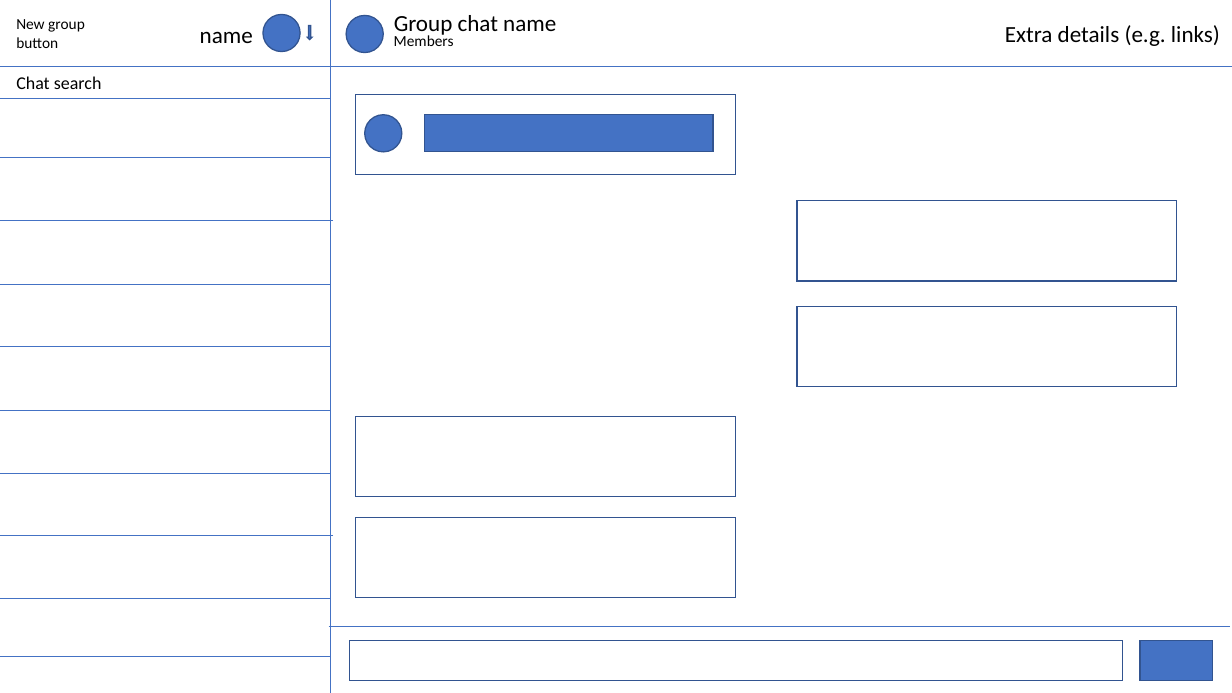
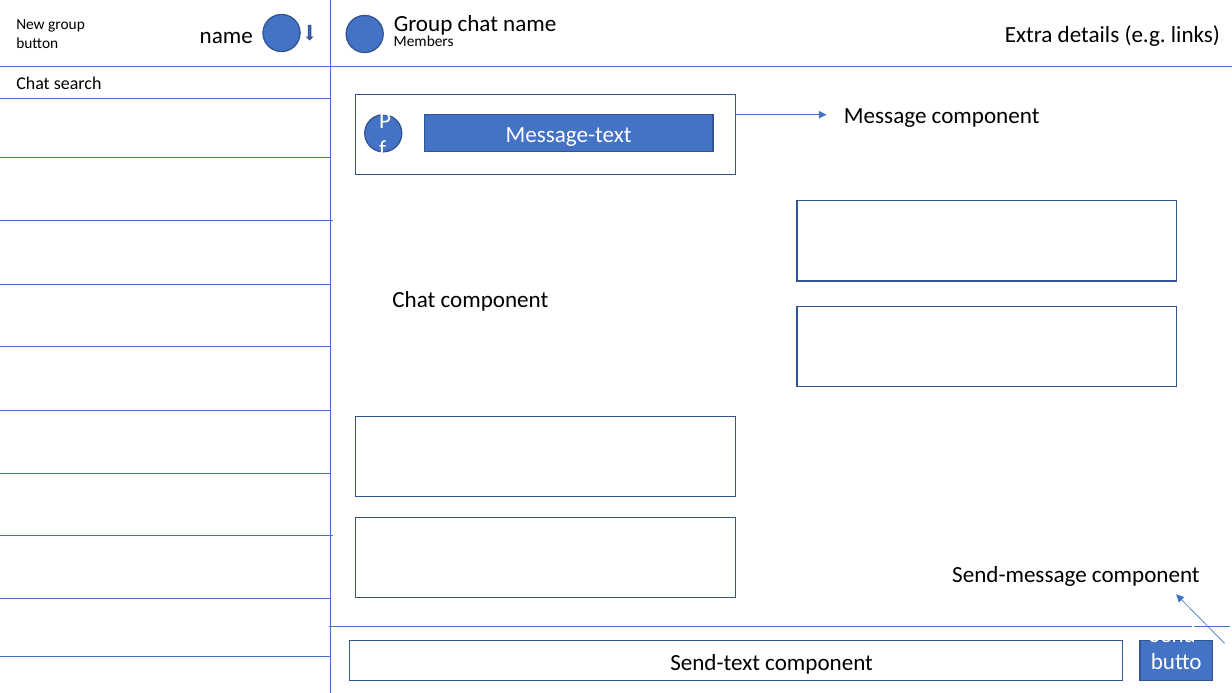
Before and after one commit to nianny/hallo-messenger, a slide deck: slide 1 of planning/components.pptx. Drawn at 1232x693 pixels with LibreOffice and Linux fonts; fonts in the diff are those of the drawing. Boxes give left, top, right and bottom in pixels: in the first picture for what was removed or moved away, otherwise in the second. Text is boxed around its words. In the diff, an @@ line names an element or a change of style, - is before the commit and + after.

```diff
--- a/planning/components.pptx
+++ b/planning/components.pptx
@@ text in ellipse at box(365, 115, 402, 152): text added @@
+Pf
@@ arrow added from (736, 115) to (827, 115), #4472C4 0.5 pt @@
@@ text added at box(844, 108, 1040, 127), 18 pt, text #000000 @@
+Message component
@@ text in rectangle at box(506, 127, 632, 146): text added @@
+Message-text
@@ text added at box(392, 291, 549, 311), 18 pt, text #000000 @@
+Chat component
@@ text added at box(952, 566, 1200, 586), 18 pt, text #000000 @@
+Send-message component
@@ arrow added from (1225, 643) to (1177, 594), #4472C4 0.5 pt @@
@@ text in rectangle at box(1149, 626, 1202, 648): text added @@
+Send-button
@@ text added at box(670, 654, 873, 674), 18 pt, text #000000 @@
+Send-text component
```
Also in this commit, not shown: 1 other file.
